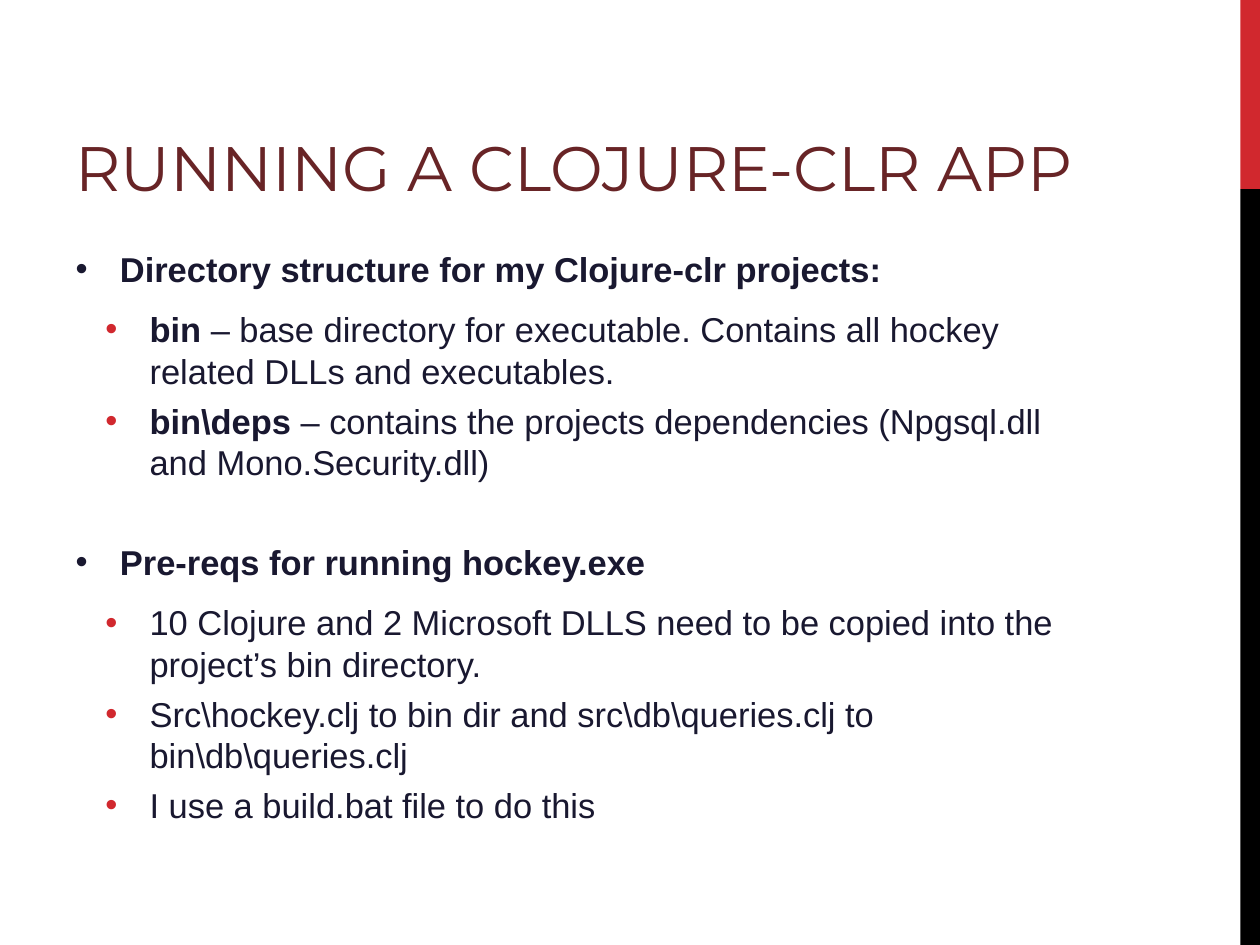
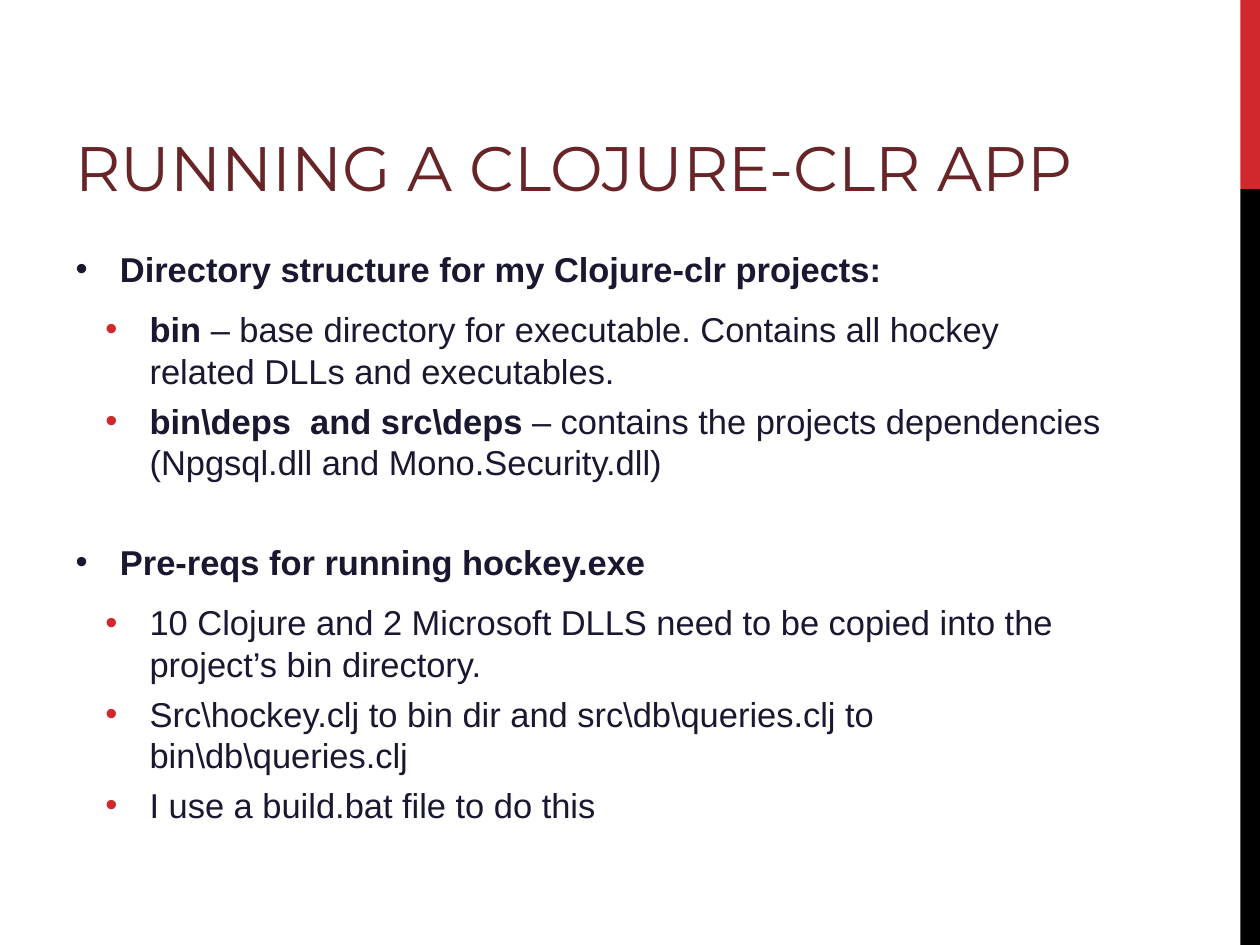
Before and after one commit to PlumpMath/intro-to-clojureclr-talk, a slide deck: slide 23 of slides/intro-to-clojure-clr-talk.ppt (slide 24 before the commit). Drawn at 1260x945 pixels with LibreOffice and Linux fonts; fonts in the diff are those of the drawing; background and template pictures are left out. Boxes give left, top, right and bottom in pixels: in the first picture for what was removed or moved away, otherwise in the second. Text is boxed around its words. In the diff, an @@ line names an element or a change of style, - is before the commit and + after.

```diff
--- a/slides/intro-to-clojure-clr-talk.ppt
+++ b/slides/intro-to-clojure-clr-talk.ppt
@@ text at (150, 409, 1100, 481): text changed @@
-  • bin\deps – contains the projects dependencies (Npgsql.dll and Mono.Security.dll)
+  • bin\deps and src\deps – contains the projects dependencies (Npgsql.dll and Mono.Security.dll)
```
Also in this commit, not shown: 10 other slides changed, 2 slides removed, 2 other files.
